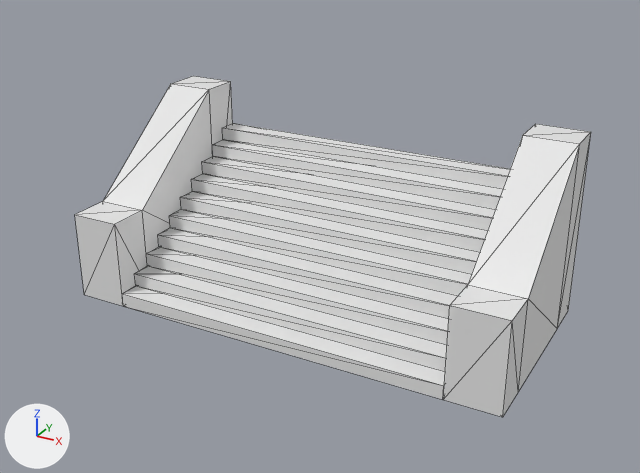
Two versions of the FBX model Content/Game/Shapes/Stairs.FBX, one commit apart.
The view is the same before and after, from a camera (50 mm lens) standing at (5.58, -10.21, 6.17) and looking at (0.1, -0.24, 1.18). The lights are fixed; the arrows at lower left show +X, +Y and +Z. Mesh edges are drawn as thin lines. Objects named as collision shapes, trigger or cutter boxes, shadow casters or lower levels of detail are left out. Where no turn or scale is listed for an object, it has been applied to the vertices. Vertices at the same position are counted once.

Objects in the first picture: 'Stairs'.
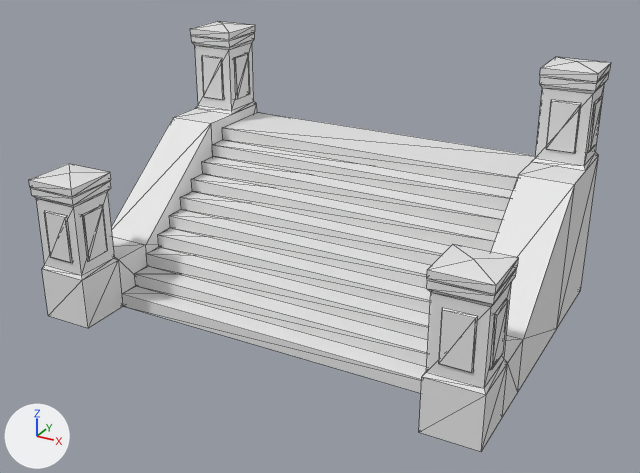
Boxes (x1, y1, x2, y2) around the edits, measured in the pictures (640 x 473 px):
'Stairs', reshaped (13% wider, 26% taller): before (75, 76, 591, 417); after (29, 21, 611, 452)
part 1 of me_mesh, built on: before (84, 76, 580, 417); after (29, 21, 611, 452)

The change, as a diff of the scene's bpy script:
```diff
--- a/Content/Game/Shapes/Stairs.FBX.py
+++ b/Content/Game/Shapes/Stairs.FBX.py
@@ me_mesh @@
 # used by ob_stairs; location = (0.0, 0.0, 0.0)
-me_mesh.from_pydata(...)  # 94 vertices, 176 faces; spans x -3.26..3.25, y -1.5..1.5, z 0.0..2.7
+me_mesh.from_pydata(...)  # 346 vertices, 628 faces; spans x -3.26..3.25, y -2.25..2.25, z 0.0..3.52
+# me_mesh part 1
+# 8 vertices are removed from x -3.25..3.25, y -1.5..1.5, z 0.0..2.7
+# 43 faces are deleted
+# 6 vertices in x -3.25..3.25, y -1.5..0.9, z 1.3..2.7 move by (0.0, 0.0, -0.55)
+# 4 vertices in x -3.25..3.25, y 1.5, z 0.0 move by (0.0, 0.75, 0.0)
+# 3 vertices in x -3.26..-2.51, y -1.5..-0.9, z 1.3 move by (0.01, 0.0, -0.55)
+# 2 vertices move from x 2.5..3.25, y 1.5, z 2.7 to x 2.5..3.25, y 2.25, z 2.15
+# 130 vertices are added at x -3.26..3.24, y -2.25..2.25, z 0.0..3.52
+# 6 new vertices lie (0.0, 0.0, 0.75) away from vertices in x -3.25..3.25, y -1.5..-0.9, z 0.0
+# 6 new vertices lie (0.0, -0.75, 0.0) away from vertices in x -3.25..3.25, y -1.5, z 0.0..0.75
+# 35 new vertices lie (0.75, 0.0, 0.0) away from vertices in x -3.25..2.5, y -2.25..2.25, z 1.85..3.47
+# 8 new vertices lie (0.0, 0.0, 1.0) away from vertices in x -2.54..3.21, y -2.21..2.21, z 0.8..2.2
+# 15 new vertices lie (-0.67, 0.0, 0.0) away from vertices in x -2.54..3.21, y -2.21..2.21, z 0.8..3.2
+# 32 new vertices lie (0.0, 0.0, 0.7) away from vertices in x -3.21..3.21, y -2.21..2.21, z 0.95..2.35
+# 8 new vertices lie (0.0, 0.0, 0.66) away from vertices in x -3.24..2.51, y -2.07..2.06, z 0.97..2.37
+# 8 new vertices lie (0.0, 0.0, 0.66) away from vertices in x -2.51..3.24, y -2.07..2.06, z 0.97..2.37
+# 6 new vertices lie (0.0, 0.0, 0.66) away from vertices in x -3.06..3.07, y -2.24..1.51, z 0.97..2.37
+# 6 new vertices lie (0.0, 0.0, 0.66) away from vertices in x -3.06..3.07, y -1.51..2.24, z 0.97..2.37
+# 495 new faces join them
```
